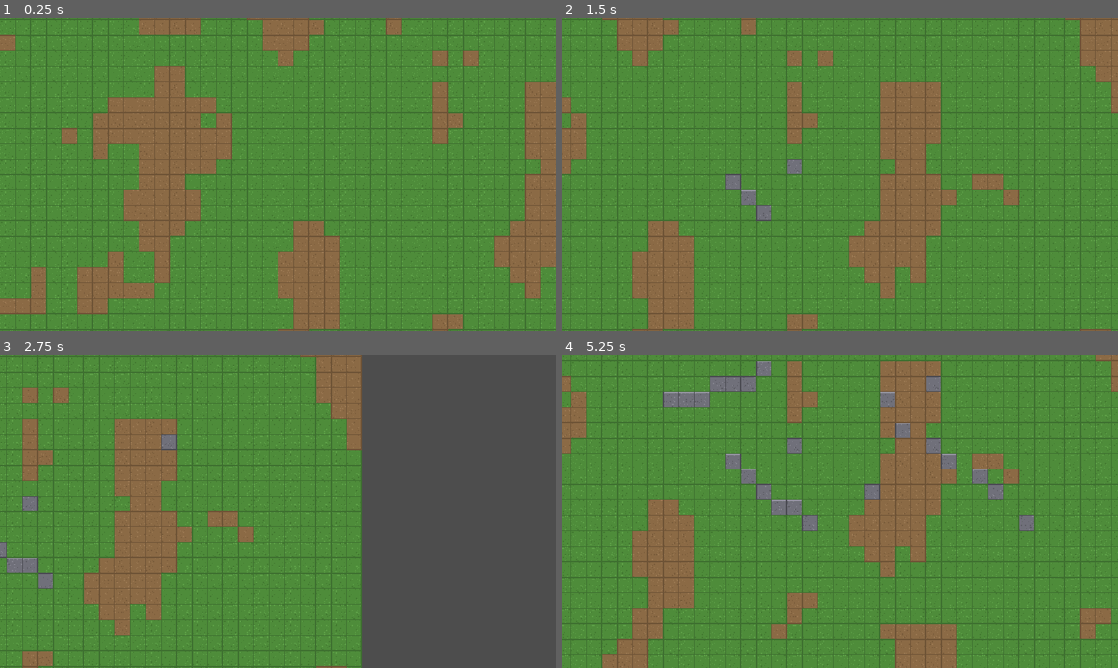
Above: before the commit, frames 1-4 (two rows, left to right).
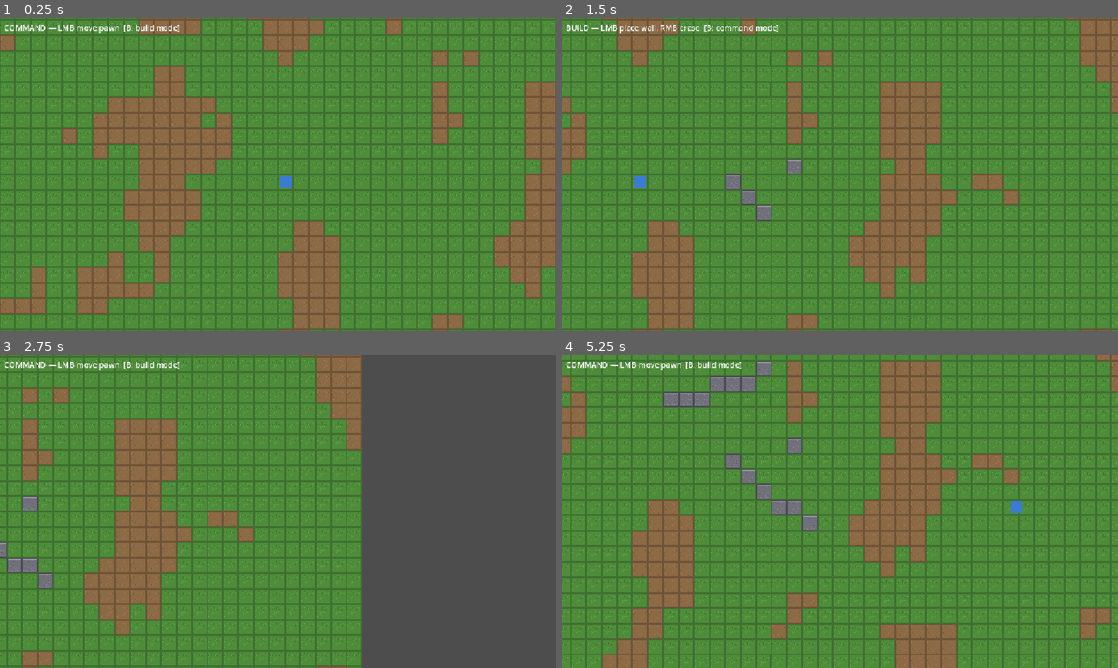
Above: after the commit, the same moments.

Repository: PakkaponBon/gameproject
Game: Godot game, scene res://scenes/main.tscn
Same seed, same stepped clock (60 frames per second), same inputs: the game is played once before the commit and once after it.
Inputs (mouse positions are in pixels of both pictures, inside the frame that each line leads up to):
- Up to frame 1 (0.25 s): no input
- Up to frame 2 (1.5 s): tap Enter at 0.5 s; move the mouse to (962, 158) at 0.52 s; hold D (pan_right) 0.53-1.25 s; hold B (toggle_build_mode, bound only after the commit) 0.53-1.25 s; click (962, 158) at 0.67 s; drag from (728, 190) to (812, 237) at 1.27 s
- Up to frame 3 (2.75 s): tap Space at 2 s; move the mouse to (333, 442) at 2.02 s; hold D (pan_right) from 2.03 s (still down); hold B (toggle_build_mode, bound only after the commit) from 2.03 s (still down); click (333, 442) at 2.17 s
- Up to frame 4 (5.25 s): release D (pan_right) at 2.75 s; release B (toggle_build_mode, bound only after the commit) at 2.75 s; drag from (812, 574) to (673, 464) at 2.77 s; move the mouse to (1006, 558) at 3.52 s; hold A (pan_left) 3.53-4.25 s; hold B (toggle_build_mode, bound only after the commit) 3.53-4.25 s; click (1006, 558) at 3.67 s; drag from (673, 464) to (756, 433) at 4.27 s; move the mouse to (867, 511) at 5.02 s; hold S (pan_down) from 5.03 s (still down); hold B (toggle_build_mode, bound only after the commit) from 5.03 s (still down); click (867, 511) at 5.17 s

The runs differ from the first frame. In frame 1, 12% of the frame differs, in the area x 0-100%, y 0-100%; in frame 2, 12%; in frame 3, 7.4%; in frame 4, 13%.

Commit message:
Milestone 2: pawn with tick-based A* movement, WorldGrid/GameClock autoloads
- 16x16 tiles per CLAUDE.md, build/command input modes (B to toggle)
- Walls update AStarGrid2D solidity; pawn re-paths every tick

Co-Authored-By: Claude Fable 5 <noreply@anthropic.com>

Diff:
--- a/assets/tileset.tres
+++ b/assets/tileset.tres
@@ -4,11 +4,11 @@
 
 [sub_resource type="TileSetAtlasSource" id="TileSetAtlasSource_0"]
 texture = ExtResource("1_tex")
-texture_region_size = Vector2i(32, 32)
+texture_region_size = Vector2i(16, 16)
 0:0/0 = 0
 1:0/0 = 0
 2:0/0 = 0
 
 [resource]
-tile_size = Vector2i(32, 32)
+tile_size = Vector2i(16, 16)
 sources/0 = SubResource("TileSetAtlasSource_0")
--- a/project.godot
+++ b/project.godot
@@ -14,6 +14,11 @@
 run/main_scene="res://scenes/main.tscn"
 config/features=PackedStringArray("4.7", "Forward Plus")
 config/icon="res://icon.svg"
+
+[autoload]
+
+GameClock="*res://scripts/game_clock.gd"
+WorldGrid="*res://scripts/world_grid.gd"
 
 [display]
 
@@ -47,6 +52,12 @@
 ]
 }
 
+toggle_build_mode={
+"deadzone": 0.2,
+"events": [Object(InputEventKey,"resource_local_to_scene":false,"resource_name":"","device":-1,"window_id":0,"alt_pressed":false,"shift_pressed":false,"ctrl_pressed":false,"meta_pressed":false,"pressed":false,"keycode":0,"physical_keycode":66,"key_label":0,"unicode":98,"location":0,"echo":false,"script":null)
+]
+}
+
 [physics]
 
 3d/physics_engine="Jolt Physics"
--- a/scenes/main.tscn
+++ b/scenes/main.tscn
@@ -1,8 +1,9 @@
-[gd_scene load_steps=4 format=3 uid="uid://dqj6m2x9s4hb"]
+[gd_scene load_steps=5 format=3 uid="uid://dqj6m2x9s4hb"]
 
 [ext_resource type="Script" uid="uid://b7h4z9d6r1sc" path="res://scripts/main.gd" id="1_main"]
 [ext_resource type="TileSet" uid="uid://c5w1r8p3v0gd" path="res://assets/tileset.tres" id="2_tileset"]
 [ext_resource type="Script" uid="uid://ct8y5k1w3n2e" path="res://scripts/camera_controller.gd" id="3_camera"]
+[ext_resource type="PackedScene" uid="uid://cw2r7t4lam1p" path="res://scenes/pawn.tscn" id="4_pawn"]
 
 [node name="Main" type="Node2D"]
 script = ExtResource("1_main")
@@ -13,6 +14,18 @@
 [node name="Walls" type="TileMapLayer" parent="."]
 tile_set = ExtResource("2_tileset")
 
+[node name="Pawn" parent="." instance=ExtResource("4_pawn")]
+position = Vector2(520, 520)
+
 [node name="Camera" type="Camera2D" parent="."]
-position = Vector2(1024, 1024)
+position = Vector2(512, 512)
+zoom = Vector2(2, 2)
 script = ExtResource("3_camera")
+
+[node name="HUD" type="CanvasLayer" parent="."]
+
+[node name="ModeLabel" type="Label" parent="HUD"]
+offset_left = 8.0
+offset_top = 8.0
+offset_right = 600.0
+offset_bottom = 31.0
--- /dev/null
+++ b/scenes/pawn.tscn
@@ -0,0 +1,14 @@
+[gd_scene format=3 uid="uid://cw2r7t4lam1p"]
+
+[ext_resource type="Script" uid="uid://bx5n8j2q6v3d" path="res://scripts/pawn.gd" id="1_pawn"]
+
+[node name="Pawn" type="Node2D"]
+script = ExtResource("1_pawn")
+
+[node name="Body" type="ColorRect" parent="."]
+offset_left = -6.0
+offset_top = -6.0
+offset_right = 6.0
+offset_bottom = 6.0
+mouse_filter = 2
+color = Color(0.231373, 0.482353, 0.831373, 1)
--- /dev/null
+++ b/scripts/game_clock.gd
@@ -0,0 +1,16 @@
+extends Node
+## Autoload: fixed simulation tick, decoupled from render framerate.
+
+signal ticked
+
+const TICKS_PER_SECOND := 10.0
+
+func _ready() -> void:
+	var timer := Timer.new()
+	timer.wait_time = 1.0 / TICKS_PER_SECOND
+	timer.autostart = true
+	timer.timeout.connect(_on_timeout)
+	add_child(timer)
+
+func _on_timeout() -> void:
+	ticked.emit()
--- a/scripts/main.gd
+++ b/scripts/main.gd
@@ -1,48 +1,69 @@
 extends Node2D
 
-const MAP_WIDTH := 64
-const MAP_HEIGHT := 64
 const SOURCE_ID := 0
-
 const GRASS := Vector2i(0, 0)
 const DIRT := Vector2i(1, 0)
 const WALL := Vector2i(2, 0)
 
+var build_mode := false
+
 @onready var ground: TileMapLayer = $Ground
 @onready var walls: TileMapLayer = $Walls
+@onready var pawn: Pawn = $Pawn
+@onready var mode_label: Label = $HUD/ModeLabel
 
 func _ready() -> void:
 	_generate_ground()
+	_update_mode_label()
 
 func _generate_ground() -> void:
 	var noise := FastNoiseLite.new()
 	noise.seed = randi()
 	noise.frequency = 0.08
-	for x in MAP_WIDTH:
-		for y in MAP_HEIGHT:
+	for x in WorldGrid.MAP_SIZE.x:
+		for y in WorldGrid.MAP_SIZE.y:
 			var tile := DIRT if noise.get_noise_2d(x, y) > 0.25 else GRASS
 			ground.set_cell(Vector2i(x, y), SOURCE_ID, tile)
 
 func _unhandled_input(event: InputEvent) -> void:
-	if event is InputEventMouseButton and event.pressed:
-		if event.button_index == MOUSE_BUTTON_LEFT:
-			_place_wall()
-		elif event.button_index == MOUSE_BUTTON_RIGHT:
-			_erase_wall()
-	elif event is InputEventMouseMotion:
-		# Drag to paint or erase.
+	if event.is_action_pressed("toggle_build_mode"):
+		build_mode = not build_mode
+		_update_mode_label()
+	elif event is InputEventMouseButton and event.pressed:
+		_handle_click(event.button_index)
+	elif event is InputEventMouseMotion and build_mode:
+		# Drag to paint or erase while in build mode.
 		if event.button_mask & MOUSE_BUTTON_MASK_LEFT:
-			_place_wall()
+			_place_wall(_mouse_cell())
 		elif event.button_mask & MOUSE_BUTTON_MASK_RIGHT:
-			_erase_wall()
+			_erase_wall(_mouse_cell())
 
-func _place_wall() -> void:
-	var cell := walls.local_to_map(walls.get_local_mouse_position())
-	if _in_bounds(cell):
-		walls.set_cell(cell, SOURCE_ID, WALL)
+func _handle_click(button_index: int) -> void:
+	var cell := _mouse_cell()
+	if build_mode:
+		if button_index == MOUSE_BUTTON_LEFT:
+			_place_wall(cell)
+		elif button_index == MOUSE_BUTTON_RIGHT:
+			_erase_wall(cell)
+	elif button_index == MOUSE_BUTTON_LEFT:
+		pawn.move_to(cell)
 
-func _erase_wall() -> void:
-	walls.erase_cell(walls.local_to_map(walls.get_local_mouse_position()))
+func _mouse_cell() -> Vector2i:
+	return WorldGrid.world_to_cell(get_global_mouse_position())
 
-func _in_bounds(cell: Vector2i) -> bool:
-	return cell.x >= 0 and cell.y >= 0 and cell.x < MAP_WIDTH and cell.y < MAP_HEIGHT
+func _place_wall(cell: Vector2i) -> void:
+	# Never wall in the pawn's own cell.
+	if not WorldGrid.in_bounds(cell) or cell == pawn.cell:
+		return
+	WorldGrid.set_wall(cell, true)
+	walls.set_cell(cell, SOURCE_ID, WALL)
+
+func _erase_wall(cell: Vector2i) -> void:
+	WorldGrid.set_wall(cell, false)
+	walls.erase_cell(cell)
+
+func _update_mode_label() -> void:
+	if build_mode:
+		mode_label.text = "BUILD — LMB place wall, RMB erase  [B: command mode]"
+	else:
+		mode_label.text = "COMMAND — LMB move pawn  [B: build mode]"
--- /dev/null
+++ b/scripts/pawn.gd
@@ -0,0 +1,33 @@
+class_name Pawn
+extends Node2D
+
+## How fast the sprite eases toward its logical cell (rendering only).
+const LERP_WEIGHT := 12.0
+
+var cell: Vector2i
+var target_cell: Vector2i
+
+func _ready() -> void:
+	cell = WorldGrid.world_to_cell(position)
+	target_cell = cell
+	position = WorldGrid.cell_to_world(cell)
+	GameClock.ticked.connect(_on_tick)
+
+func move_to(destination: Vector2i) -> void:
+	if WorldGrid.in_bounds(destination):
+		target_cell = destination
+
+func _on_tick() -> void:
+	if cell == target_cell:
+		return
+	# Repath every tick so walls placed mid-walk are respected immediately.
+	# allow_partial_path lets a click on a wall walk to the closest reachable cell.
+	var path: Array[Vector2i] = WorldGrid.astar.get_id_path(cell, target_cell, true)
+	if path.size() < 2:
+		target_cell = cell
+		return
+	cell = path[1]
+
+func _process(delta: float) -> void:
+	# Rendering only: ease the visual position toward the logical grid cell.
+	position = position.lerp(WorldGrid.cell_to_world(cell), minf(1.0, LERP_WEIGHT * delta))
--- /dev/null
+++ b/scripts/world_grid.gd
@@ -0,0 +1,29 @@
+extends Node
+## Autoload: single source of truth for the tile grid and walkability.
+
+const MAP_SIZE := Vector2i(64, 64)
+const TILE_SIZE := 16
+
+var astar := AStarGrid2D.new()
+
+func _ready() -> void:
+	astar.region = Rect2i(Vector2i.ZERO, MAP_SIZE)
+	astar.cell_size = Vector2(TILE_SIZE, TILE_SIZE)
+	astar.diagonal_mode = AStarGrid2D.DIAGONAL_MODE_NEVER
+	astar.update()
+
+func in_bounds(cell: Vector2i) -> bool:
+	return astar.region.has_point(cell)
+
+func is_wall(cell: Vector2i) -> bool:
+	return in_bounds(cell) and astar.is_point_solid(cell)
+
+func set_wall(cell: Vector2i, solid: bool) -> void:
+	if in_bounds(cell):
+		astar.set_point_solid(cell, solid)
+
+func cell_to_world(cell: Vector2i) -> Vector2:
+	return Vector2(cell) * TILE_SIZE + Vector2.ONE * (TILE_SIZE / 2.0)
+
+func world_to_cell(world_pos: Vector2) -> Vector2i:
+	return Vector2i((world_pos / TILE_SIZE).floor())
Binary file changed: assets/tiles.png
Not shown, added: scripts/game_clock.gd.uid
Not shown, added: scripts/pawn.gd.uid
Not shown, added: scripts/world_grid.gd.uid
